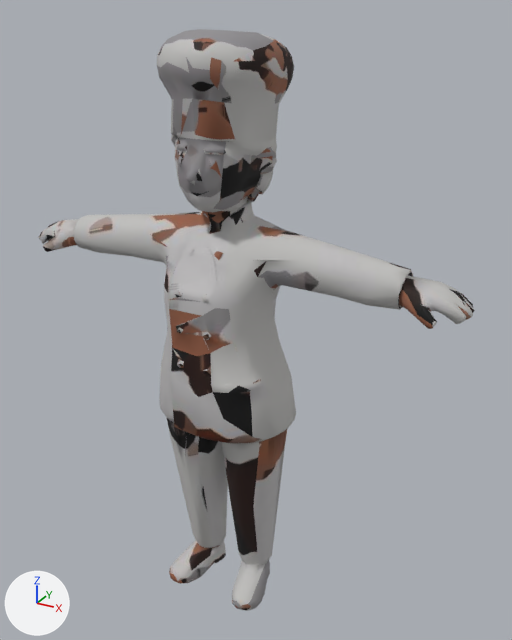
Renders of the glTF model public/models/people/chef.glb from each side of a commit.
The view is the same before and after, from a camera (50 mm lens) standing at (0.787, -1.298, 1.398) and looking at (0.046, 0.048, 0.725). The axes (+X, +Y, +Z) are drawn at lower left. The lights are the same throughout. The picture after the commit comes second. Where no turn or scale is listed for an object, it has been applied to the vertices. Vertices at exactly the same position are counted once.

In view in the first picture: 'char1.001'.
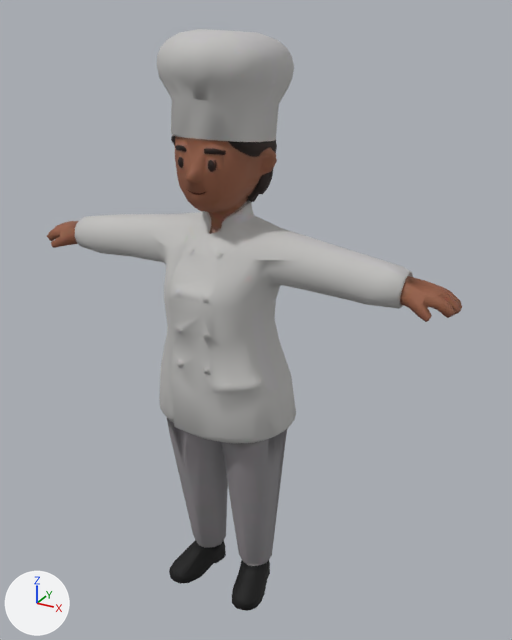
The change in detail:
me_char1_003 is used by ob_char1_001; location (0.0, 0.0, 0.0).
me_char1_003 had 2210 vertices, 4499 faces and spanned x -0.55..0.548, y -0.153..0.153, z 0.001..1.361.
me_char1_003 now has 2210 vertices, 4499 faces and spans x -0.524..0.527, y -0.153..0.153, z 0.001..1.361.
me_char1_003 part 1: 19 vertices moved from x -0.36..0.401, y -0.058..0.057, z 0.846..0.971 to x -0.386..0.388, y -0.059..0.058, z 0.849..0.974; 558 vertices removed from x -0.55..0.548, y -0.129..0.057, z 0.711..1.358; 541 vertices added at x -0.524..0.527, y -0.13..0.058, z 0.702..1.361.
me_char1_003 part 2: 9 vertices removed from x -0.126..0.111, y -0.133..0.034, z 0.004..0.069; 18 vertices added at x -0.126..0.112, y -0.133..0.036, z 0.004..0.07.
me_char1_003 part 3: 2 vertices moved within x -0.159..0.156, y -0.037..0.033, z 0.509..0.512; 5 vertices removed from x -0.11..0.121, y -0.144..0.078, z 0.496..0.682; 12 vertices added at x -0.145..0.154, y -0.145..0.084, z 0.379..0.684.
me_char1_003 part 4: 3140 kept faces spanning x -0.277..0.388, y -0.153..0.153, z 0.001..1.361 get new texture (UV) coordinates.
Other edits to the shape of me_char1_003 do not show in these pictures.

Boxes (x1, y1, x2, y2) around the edits, measured in the pictures (512 x 640 px; the box of a moved part takes in the faces that stretch with it):
'char1.001', reshaped: before (38, 29, 475, 611); after (47, 29, 462, 611)
part 1 of me_char1_003, moved or reshaped: before (38, 29, 475, 329); after (47, 29, 462, 322)
part 2 of me_char1_003, moved or reshaped: (169, 541, 271, 582) in both
part 3 of me_char1_003, moved or reshaped: before (166, 354, 261, 423); after (168, 354, 261, 423)
part 4 of me_char1_003, surface changed: (149, 31, 294, 611) in both
